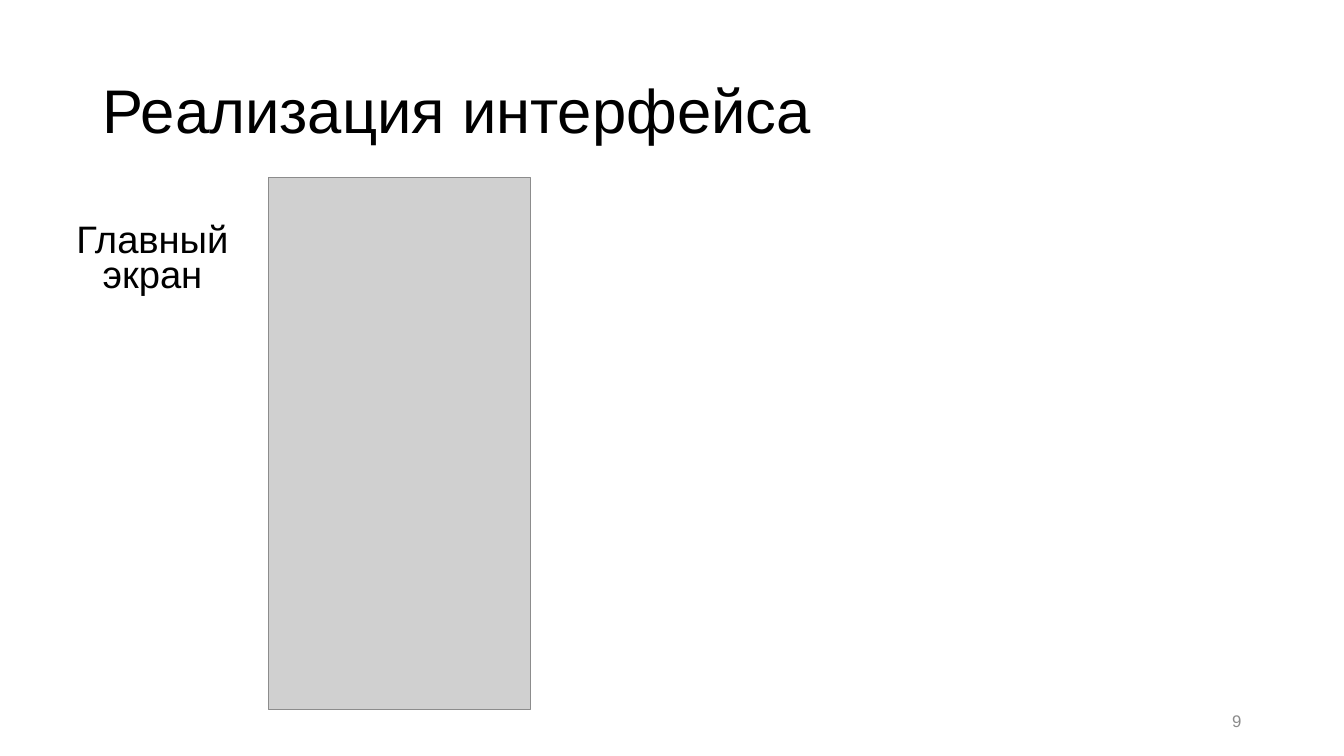
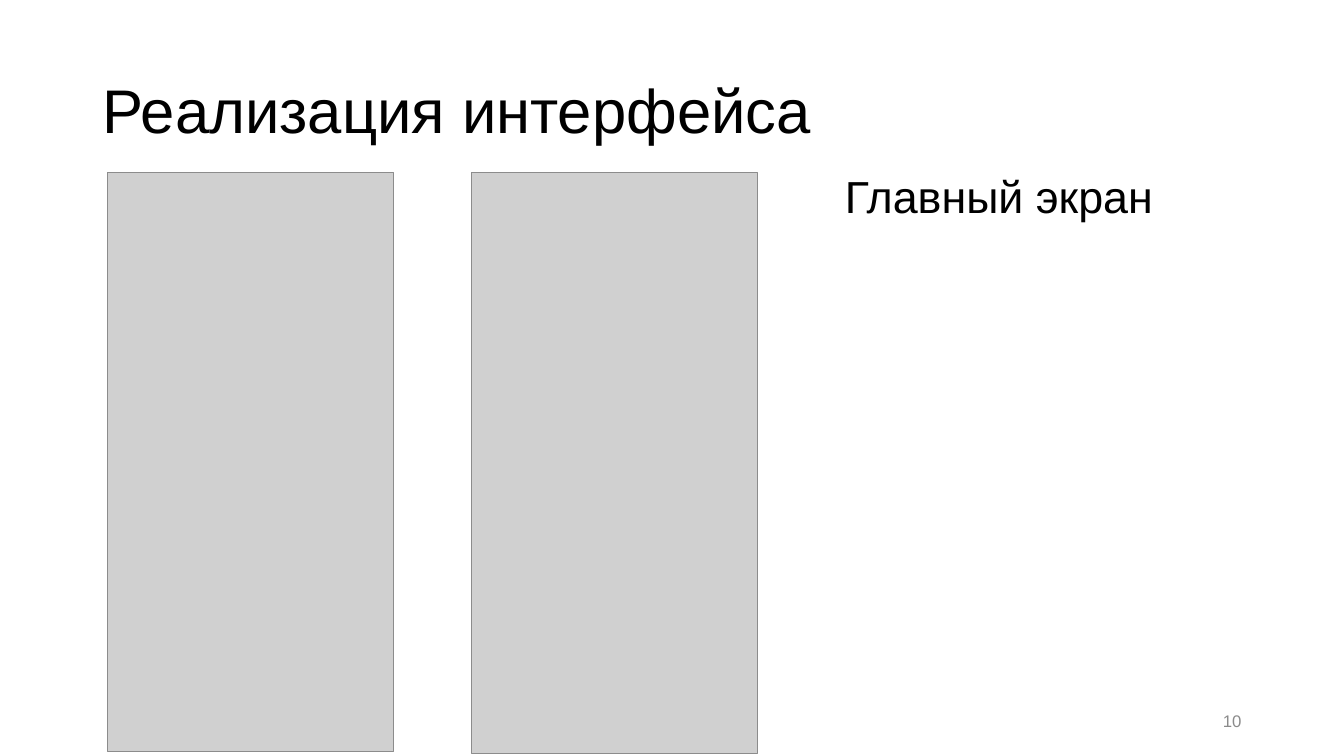
Before and after one commit to karazepta/cs_schedule, a slide deck: slide 10 of documents/презентация.pptx (slide 9 before the commit). Drawn at 1344x756 pixels with LibreOffice and Linux fonts; fonts in the diff are those of the drawing; grey boxes stand for pictures. Boxes give left, top, right and bottom in pixels: in the first picture for what was removed or moved away, otherwise in the second. Text is boxed around its words. In the diff, an @@ line names an element or a change of style, - is before the commit and + after.

```diff
--- a/documents/презентация.pptx
+++ b/documents/презентация.pptx
@@ picture: place and size @@
-picture at bbox=[268, 177, 530, 710]
+picture at bbox=[108, 172, 394, 752]
@@ picture added at bbox=[472, 172, 758, 754] @@
@@ text "Главный экран": place and size @@
-text "Главный экран" at bbox=[76, 224, 228, 296]
+text "Главный экран" at bbox=[845, 179, 1153, 222]
@@ text "Главный экран" at bbox=[845, 179, 1153, 222]: size 27.3 to 32 pt; alignment centre to left; line spacing 0.78 to 0.9; less space between paragraphs; vertical alignment top to middle @@
@@ page number at bbox=[1223, 715, 1242, 727]: text changed @@
-9
+10
```
Also in this commit, not shown: 7 other slides changed, 2 slides added, 3 other files.
